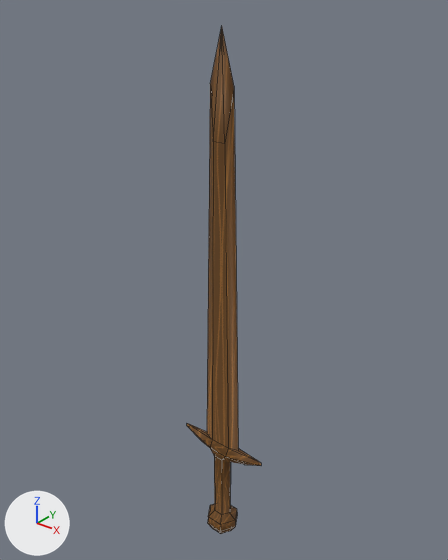
One commit to the OBJ model src/main/resources/assets/oversmith/models/item/sword.obj: the scene before it, then after it.
Before and after are seen from a camera (50 mm lens) standing at (1.177, -1.461, 2.049) and looking at (-0.038, 0.057, 1.108). Lighting does not change. The marker at lower left points along +X, +Y and +Z. Mesh edges are drawn as thin lines. Where no turn or scale is listed for an object, it has been applied to the vertices.

Objects in the first picture: 'sword_Sword'.
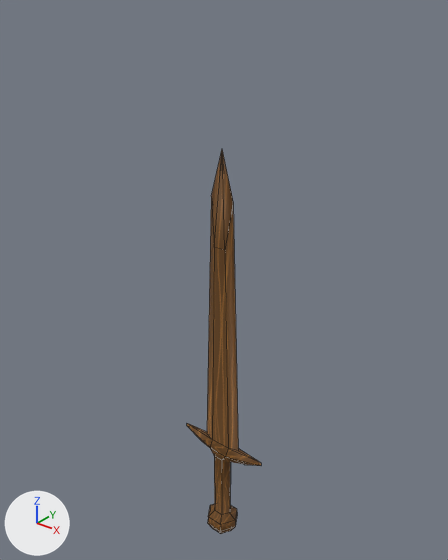
Pixel boxes (x1, y1, x2, y2) of what changed, in the pictures (448 x 560 px; the box of a moved part takes in the faces that stretch with it):
```json
{"object": "sword_Sword", "change": "reshaped", "before": [187, 27, 261, 534], "after": [187, 151, 261, 534], "on screen": "24% shorter"}
{"part": 1, "of": "me_sword_sword", "change": "moved or reshaped", "before": [207, 27, 238, 434], "after": [207, 151, 238, 434]}
```

Edits to the scene script, one JSON object a line:
```json
{"block": "me_sword_sword", "where": "me_sword_sword.from_pydata(...)  # 54 vertices, 62 faces; spans x -0.18..0.18, y -0.06..0.06, z 0.0..1.93"}
{"block": "me_sword_sword", "where": "# used by ob_sword_sword; location = (0.0, 0.0, 0.0)"}
{"block": "me_sword_sword", "where": "# before: 1 (-0.04, 0.0, 1.77) at pixel (210, 83), 3 (-0.02, 0.01, 1.61), 5 (0.02, 0.01, 1.61), 7 (0.04, 0.0, 1.77) at pixel (234, 86), 9 (0.02, -0.01, 1.61) at pixel (224, 143)"}
{"block": "me_sword_sword", "where": "# before: 11 (-0.02, -0.01, 1.61) at pixel (213, 141), 12 (0.0, 0.0, 1.93) at pixel (221, 25)"}
{"block": "me_sword_sword", "change": "me_sword_sword part 1"}
{"op": "add", "block": "me_sword_sword", "code": "for i in [1, 3, 5, 7, 9, 11, 12]: me_sword_sword.vertices[i].co += Vector((0.0, 0.0, -0.35))"}
```
